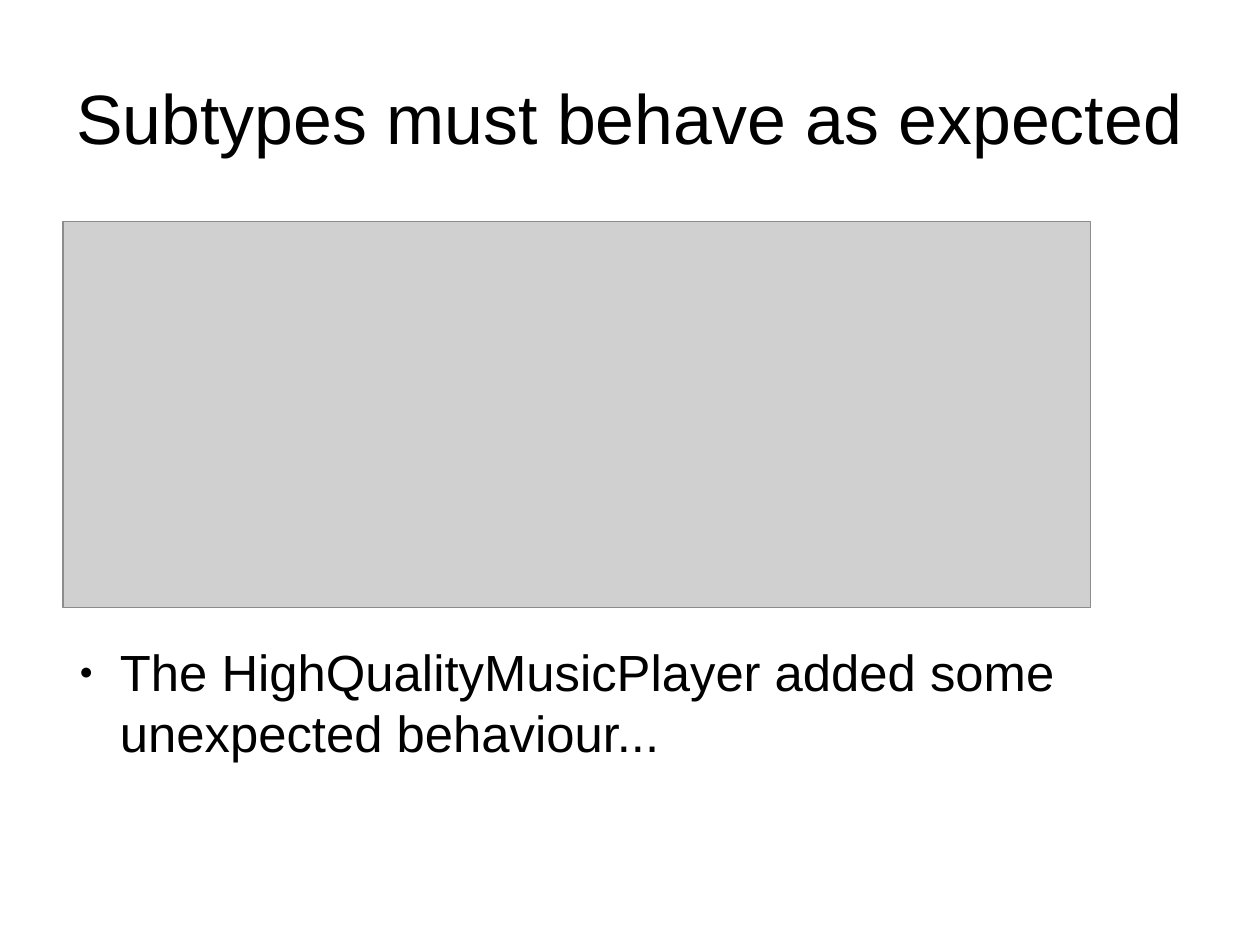
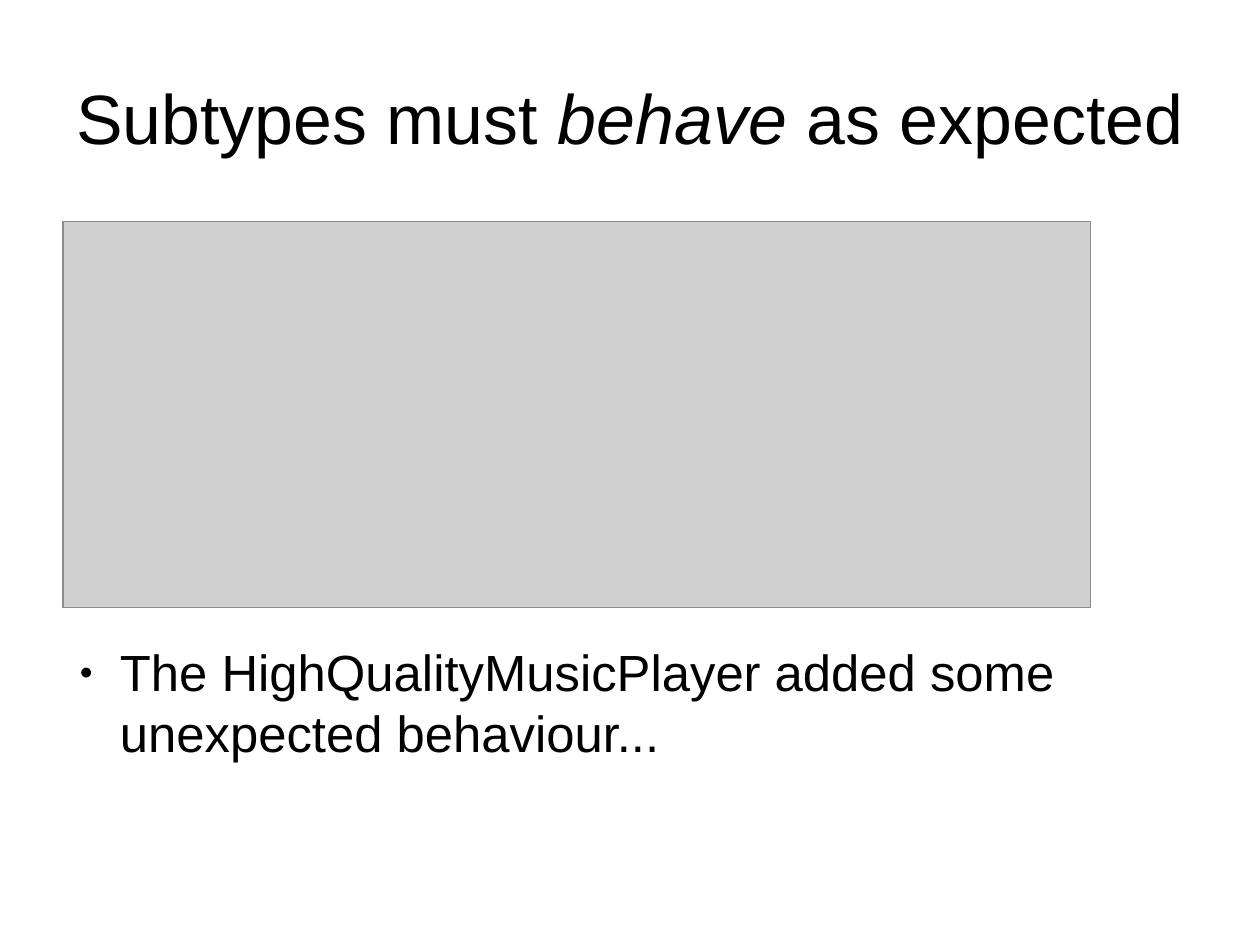
Before and after one commit to james1ewis/LiskovSlides, a slide deck: slide 2 of Liskov Substitution Principle/LSP.odp. Drawn at 1260x945 pixels with LibreOffice and Linux fonts; fonts in the diff are those of the drawing; grey boxes stand for pictures. Boxes give left, top, right and bottom in pixels: in the first picture for what was removed or moved away, otherwise in the second. Text is boxed around its words. In the diff, an @@ line names an element or a change of style, - is before the commit and + after.

```diff
--- a/Liskov Substitution Principle/LSP.odp
+++ b/Liskov Substitution Principle/LSP.odp
@@ title "Subtypes must behave as expected" at (76,93,1183,157): italic on in "behave" @@
```
Also in this commit, not shown: 1 other slide changed, 1 slide added, 1 slide removed.
